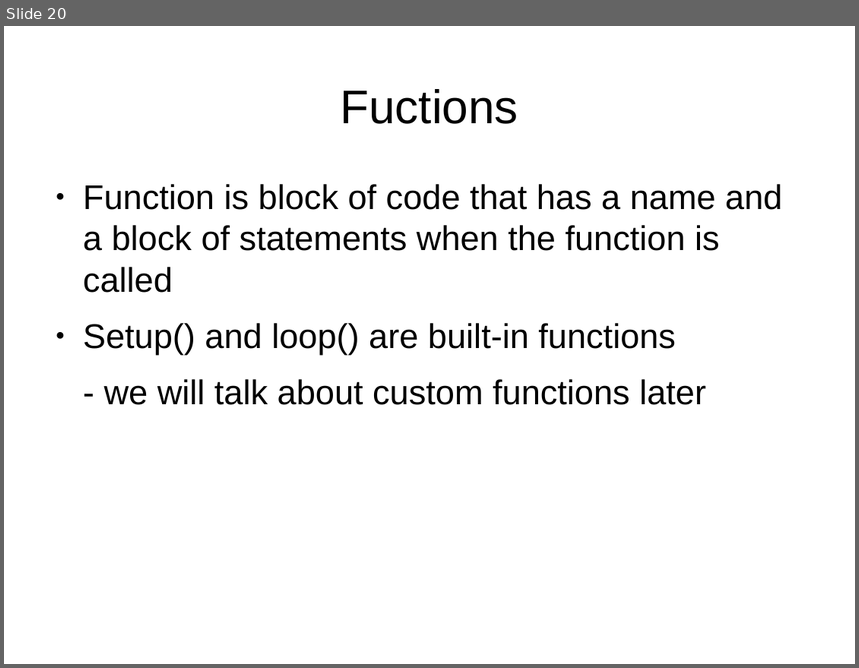
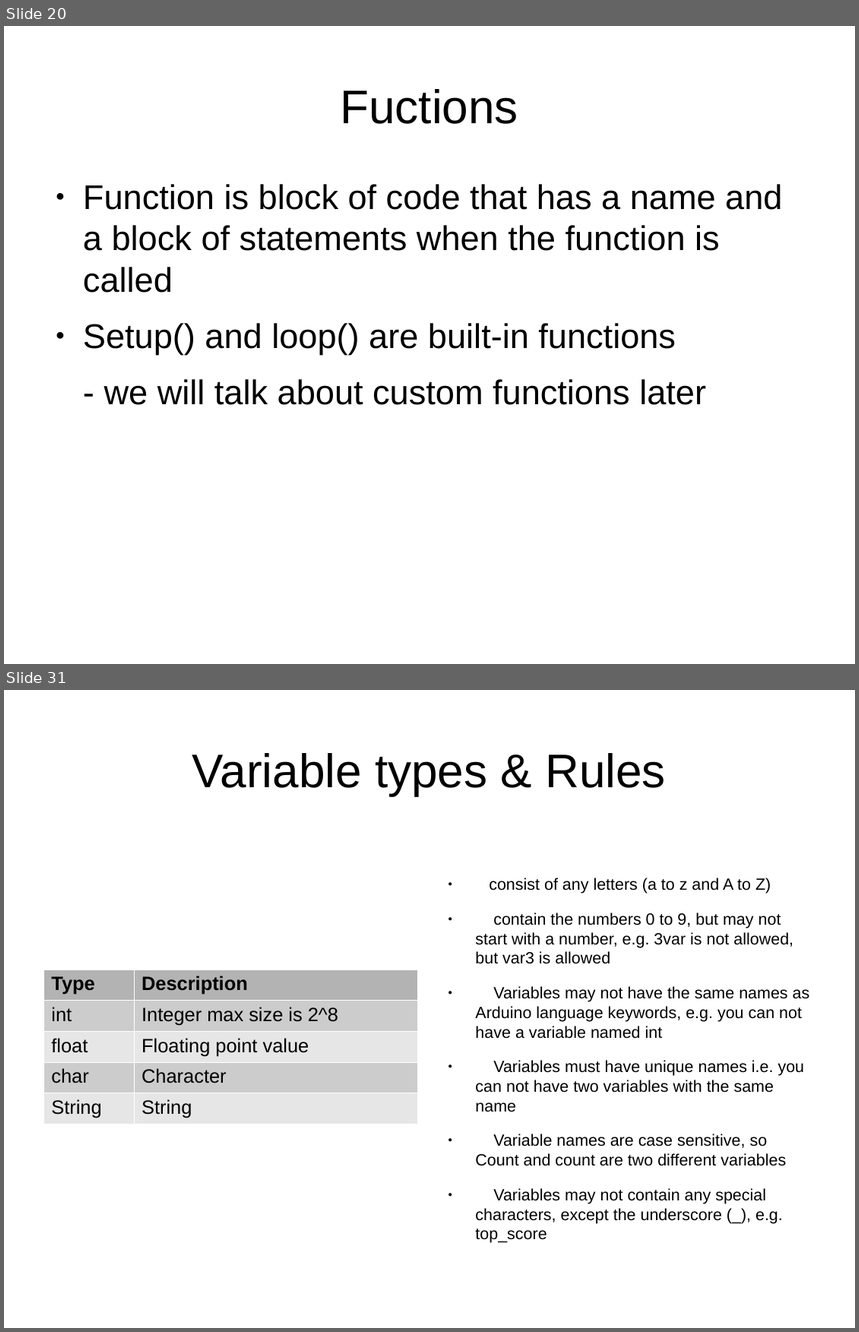
Before and after one commit to anilkunchalaece/LearnIt, a slide deck: Arduino/DayOne.odp. Shown one above the other, each under a label of ours: slide 20 before the commit, slides 20 and 31 after it; the slides between them are not shown. The pictures are 859x668 and 859x1332 pixels, drawn with LibreOffice and Linux fonts; fonts in the diff are those of the drawing. Boxes give left, top, right and bottom in pixels: in the first picture for what was removed or moved away, otherwise in the second. Text is boxed around its words. In the diff, an @@ line names an element or a change of style, - is before the commit and + after.

Commit message:
added variables

```diff
--- a/Arduino/DayOne.odp
+++ b/Arduino/DayOne.odp
@@ slide 31 added at box(4, 690, 855, 1328), background #FFFFFF @@
@@ title added at box(192, 753, 666, 796), 44 pt, text #000000 @@
+Variable types & Rules
@@ text added at box(475, 878, 810, 1205), 15.2 pt, text #000000 @@
+● consist of any letters (a to z and A to Z)
+● contain the numbers 0 to 9, but may not start with a number, e.g. 3var is not allowed, but var3 is allowed
+● Variables may not have the same names as Arduino language keywords, e.g. you can not have a variable named int
+● Variables must have unique names i.e. you can not have two variables with the same name
+● Variable names are case sensitive, so Count and count are two different variables
+● Variables may not contain any special characters, except the underscore (_), e.g. top_score
@@ table added at box(44, 970, 418, 1122), 5 rows, 2 columns @@
+Type | Description
+int | Integer max size is 2^8
+float | Floating point value
+char | Character
+String | String
```
Also in this commit, not shown: 10 other slides added, 15 other files.
